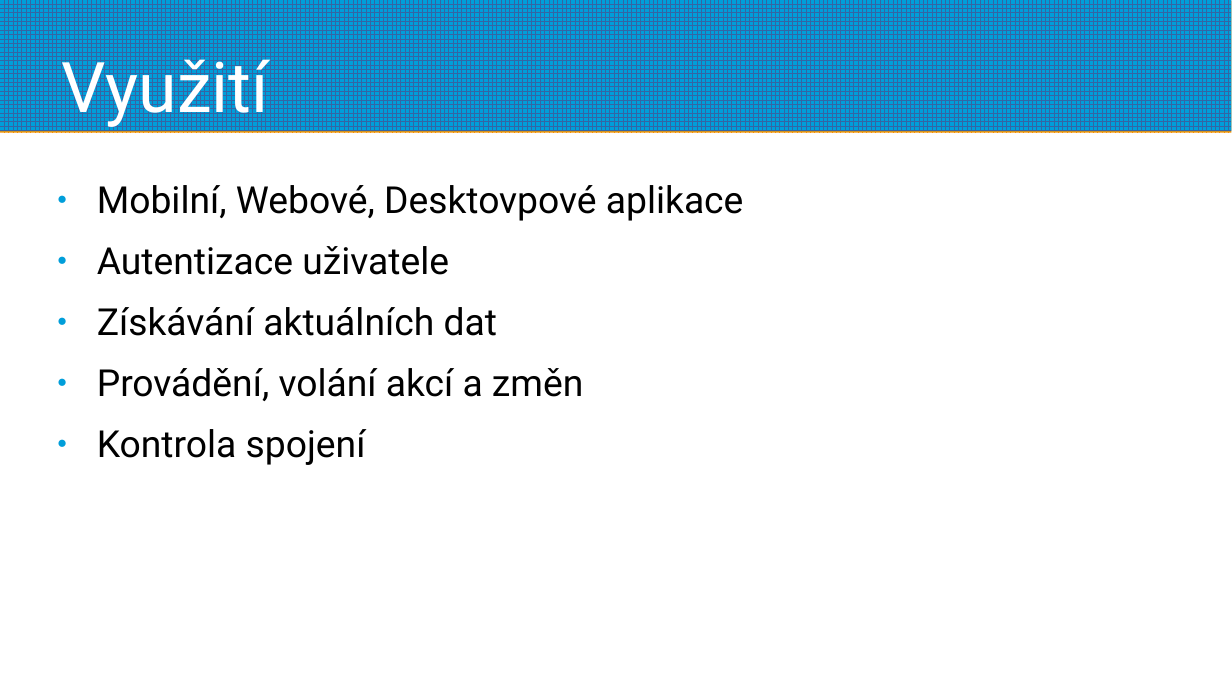
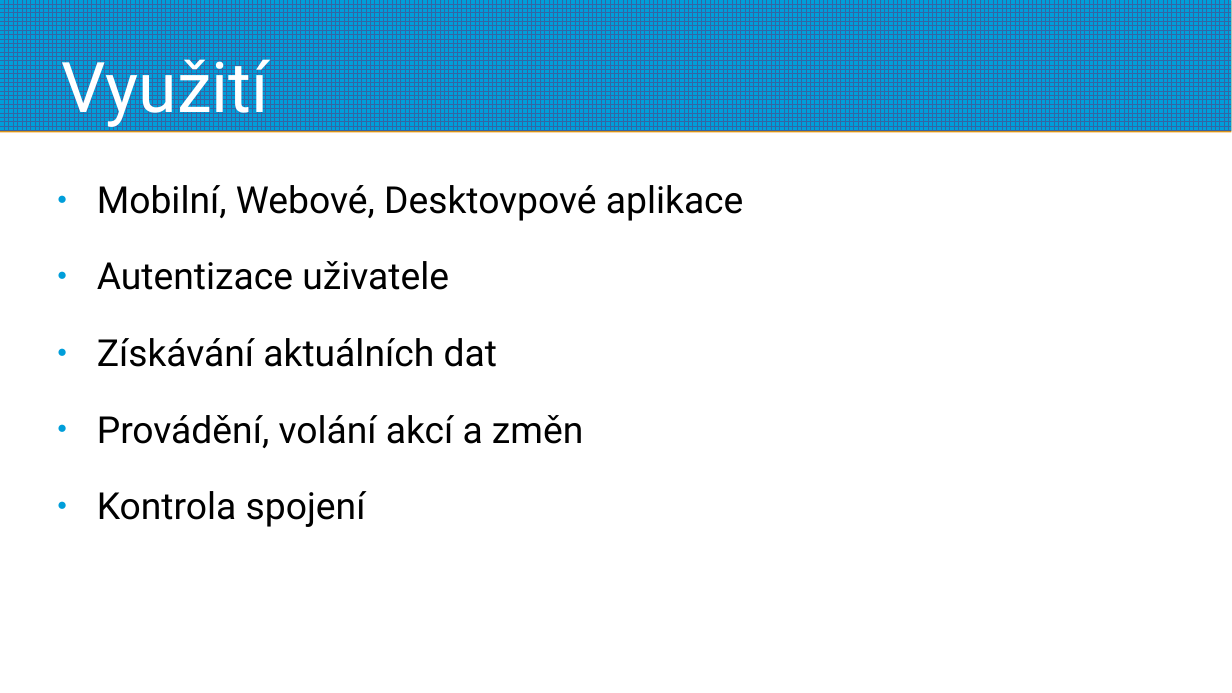
Before and after one commit to estrellasfv/rest-api, a slide deck: slide 6 of brunova.ppsx (slide 5 before the commit). Drawn at 1232x693 pixels with LibreOffice and Linux fonts; fonts in the diff are those of the drawing; background and template pictures are left out. Boxes give left, top, right and bottom in pixels: in the first picture for what was removed or moved away, otherwise in the second. Text is boxed around its words. In the diff, an @@ line names an element or a change of style, - is before the commit and + after.

```diff
--- a/brunova.ppsx
+++ b/brunova.ppsx
@@ text "Mobilní, Webové, Desktovpové aplikace" at bbox=[97, 185, 744, 527]: more space between paragraphs @@
```
Also in this commit, not shown: 13 other slides changed, 1 slide added, 1 other file.
